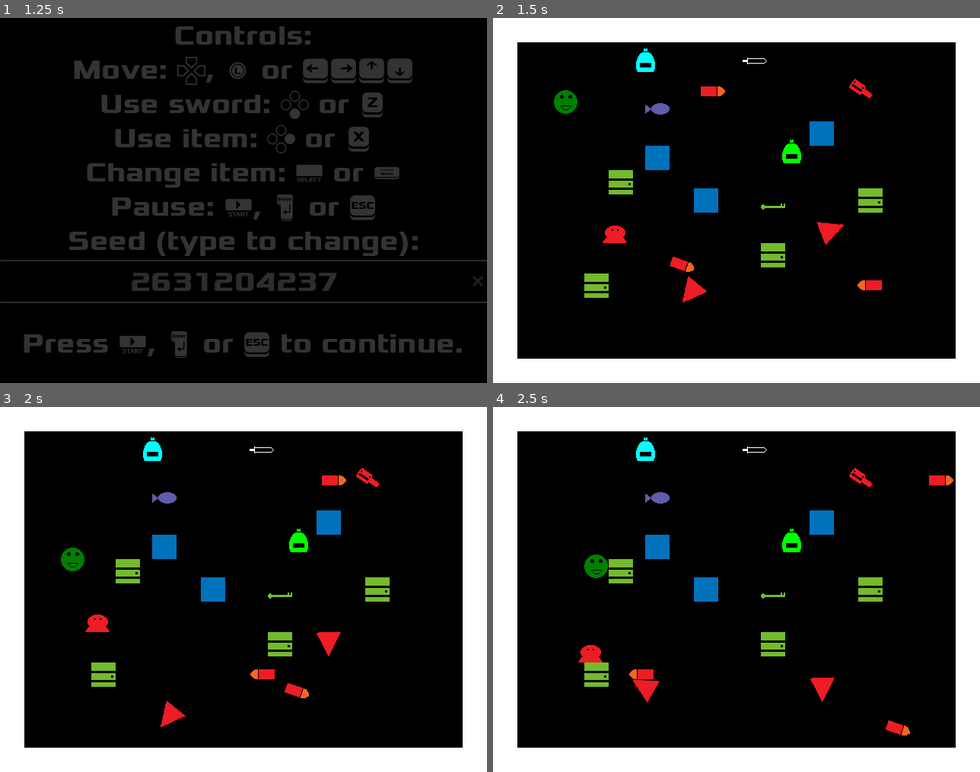
Above: before the commit, frames 1-4 (two rows, left to right).
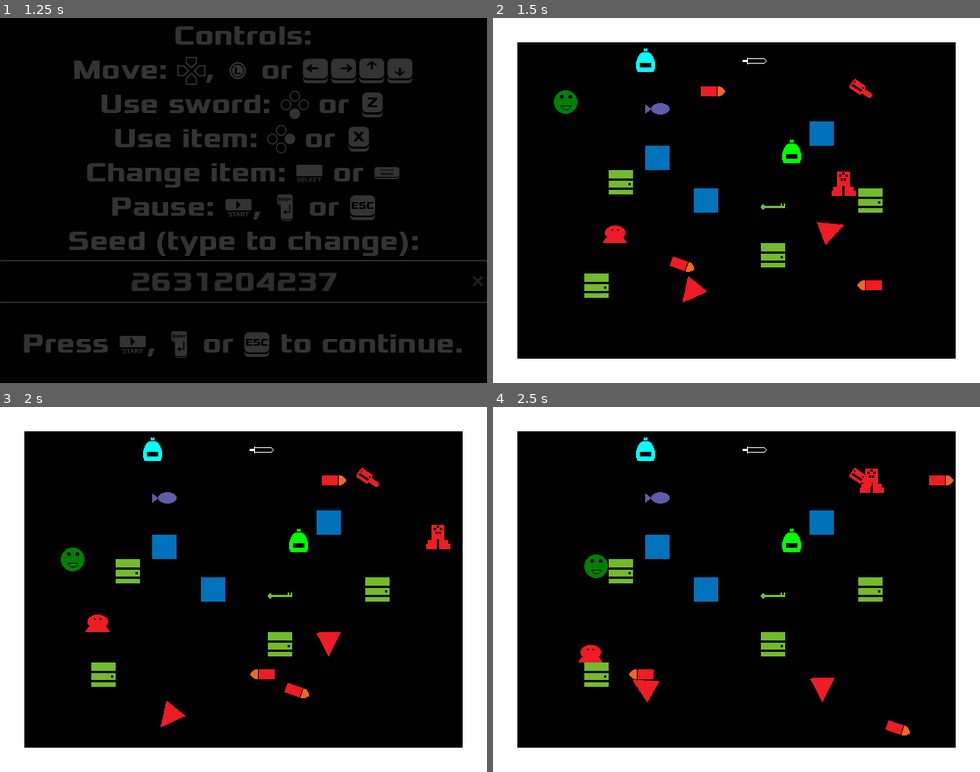
Above: after the commit, the same moments.

Repository: andOlga/game-off-2024
Game: Godot game, scene res://utilities/title_screen.tscn
Same seed, same stepped clock (60 frames per second), same inputs: the game is played once before the commit and once after it. Sound files missing from this copy of the repository are replaced by a short silence.
Inputs:
- Up to frame 1 (1.25 s): tap Enter (action_pause) at 0.5 s; hold Right (move_right) from 0.53 s (still down); tap X (action_item) at 0.6 s
- Up to frame 2 (1.5 s): release Right (move_right) at 1.28 s; hold Down (move_down) from 1.28 s (still down); tap Space (action_select) at 1.35 s
- Up to frame 3 (2 s): keep holding Down (move_down)
- Up to frame 4 (2.5 s): release Down (move_down) at 2.03 s; hold Right (move_right) from 2.03 s (still down); tap Z (action_sword) at 2.1 s

Frame 1 is identical in both runs. In frame 2, 0.2% of the frame differs, in the area x 69-75%, y 42-49%; in frame 3, 0.2%; in frame 4, 0.2%.

Commit message:
Implement new enemy: Walker.
This replaces the old Chaser enemy, which pretty much did nothing worthwhile,
with a simple path-follower enemy.

Diff:
--- /dev/null
+++ b/game_objects/enemies/walker.gd
@@ -0,0 +1,18 @@
+@icon("res://sprite_images/sChaserOff.png")
+
+extends Path2D
+
+@export var speed := 0.3
+const sprites := {
+	-1: preload("res://sprite_images/sChaserOn.png"),
+	1: preload("res://sprite_images/sChaserOff.png")
+}
+
+func _process(delta: float) -> void:
+	$Follower.progress_ratio += speed * delta
+	if $Follower.progress_ratio == 1.0 or $Follower.progress_ratio == 0.0:
+		speed = -speed
+		$Follower/WalkerInternal.get_node("Sprite").texture = sprites[int(sign(speed))]
+
+func _on_walker_internal_tree_exiting() -> void:
+	queue_free()
--- /dev/null
+++ b/game_objects/enemies/walker.tscn
@@ -0,0 +1,22 @@
+[gd_scene load_steps=4 format=3 uid="uid://cygww4jc03oac"]
+
+[ext_resource type="Script" uid="uid://cxcqtruqeh1w5" path="res://game_objects/enemies/walker.gd" id="1_0h521"]
+[ext_resource type="PackedScene" uid="uid://c8cpp5pfe3d1" path="res://game_objects/enemies/!base_enemy.tscn" id="2_cprlb"]
+[ext_resource type="Texture2D" uid="uid://pcye80bjvt80" path="res://sprite_images/sChaserOff.png" id="3_iygqt"]
+
+[node name="Walker" type="Path2D"]
+script = ExtResource("1_0h521")
+
+[node name="Follower" type="PathFollow2D" parent="."]
+rotates = false
+loop = false
+
+[node name="WalkerInternal" parent="Follower" instance=ExtResource("2_cprlb")]
+
+[node name="Sprite" parent="Follower/WalkerInternal" index="0"]
+position = Vector2(16, 16)
+texture = ExtResource("3_iygqt")
+
+[connection signal="tree_exiting" from="Follower/WalkerInternal" to="." method="_on_walker_internal_tree_exiting"]
+
+[editable path="Follower/WalkerInternal"]
--- a/rooms/test_scene.tscn
+++ b/rooms/test_scene.tscn
@@ -14,6 +14,13 @@
 [ext_resource type="PackedScene" uid="uid://b25oxmnsnq3h6" path="res://game_objects/obstacles/door.tscn" id="12_4gito"]
 [ext_resource type="PackedScene" uid="uid://cgww5eeov0dl4" path="res://game_objects/pickups/invuln_potion.tscn" id="13_4gito"]
 [ext_resource type="PackedScene" uid="uid://dgm381ol6g6ra" path="res://game_objects/enemies/turret.tscn" id="14_fbuy2"]
+[ext_resource type="PackedScene" uid="uid://cygww4jc03oac" path="res://game_objects/enemies/walker.tscn" id="15_tbfmt"]
+
+[sub_resource type="Curve2D" id="Curve2D_tbfmt"]
+_data = {
+"points": PackedVector2Array(0, 0, 0, 0, -56, 40, 0, 0, 0, 0, 80, 0, 0, 0, 0, 0, 80, -64, 0, 0, 0, 0, -80, -112, 0, 0, 0, 0, -136, -24, 0, 0, 0, 0, -144, 56, 0, 0, 0, 0, -168, 128, 0, 0, 0, 0, -80, 184, 0, 0, 0, 0, -56, 40)
+}
+point_count = 9
 
 [node name="Room" type="Node2D"]
 
@@ -89,3 +96,7 @@
 position = Vector2(480, 72)
 rotation = 0.591545
 target_direction = 1
+
+[node name="Walker" parent="." instance=ExtResource("15_tbfmt")]
+position = Vector2(480, 168)
+curve = SubResource("Curve2D_tbfmt")
Not shown, added: game_objects/enemies/walker.gd.uid
Not shown: 1 places in rooms/test_scene.tscn that only renumber resources
